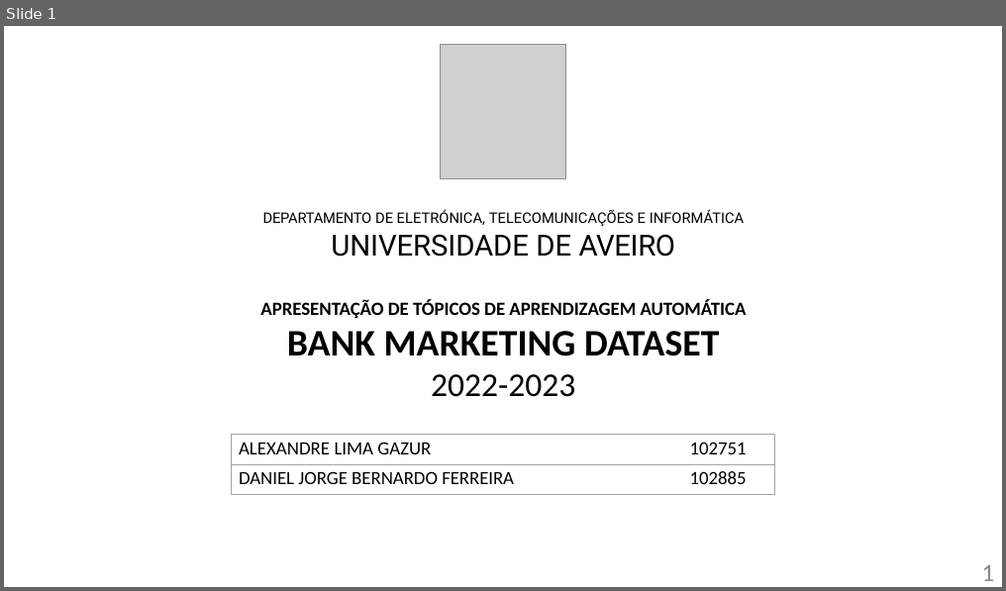
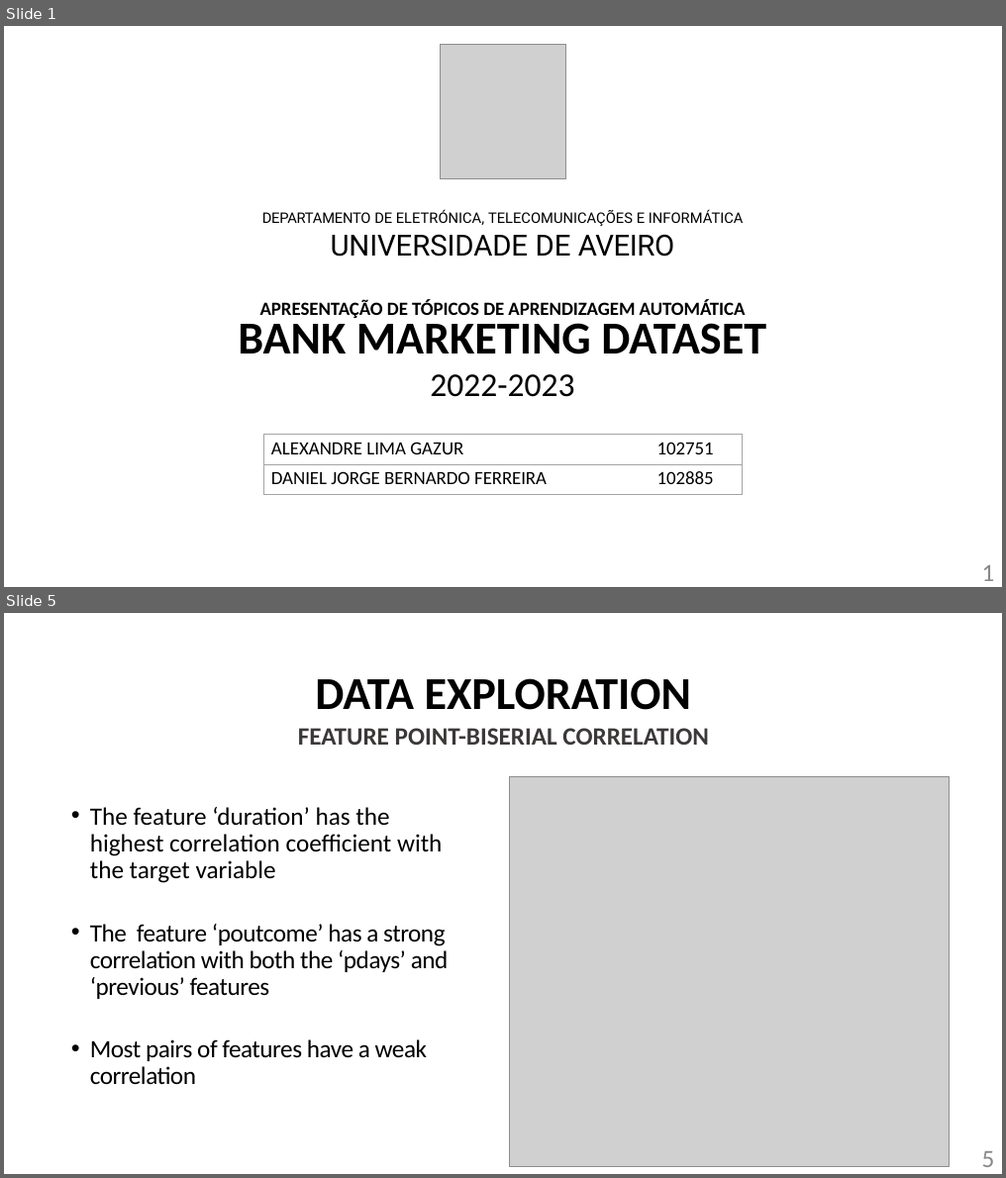
Before and after one commit to DanielFerreira011102/TAA1, a slide deck: Presentation1.pptx. Shown one above the other, each under a label of ours: slide 1 before the commit, slides 1 and 5 after it; the slides between them are not shown. The pictures are 1006x591 and 1006x1178 pixels, drawn with LibreOffice and Linux fonts; fonts in the diff are those of the drawing; grey boxes stand for pictures. Boxes give left, top, right and bottom in pixels: in the first picture for what was removed or moved away, otherwise in the second. Text is boxed around its words. In the diff, an @@ line names an element or a change of style, - is before the commit and + after.

```diff
--- a/Presentation1.pptx
+++ b/Presentation1.pptx
@@ slide 5 added at (x1=4, y1=613, x2=1002, y2=1174), background #FFFFFF @@
@@ text added at (x1=298, y1=678, x2=709, y2=745), 24 pt, text #3B3838, bold @@
+DATA EXPLORATION
+FEATURE POINT-BISERIAL CORRELATION
@@ picture added at (x1=509, y1=777, x2=949, y2=1167) @@
@@ text added at (x1=90, y1=807, x2=449, y2=1084), 24 pt, text #000000 @@
+• The feature ‘duration’ has the highest correlation coefficient with the target variable
+• The feature ‘poutcome’ has a strong correlation with both the ‘pdays’ and ‘previous’ features
+• Most pairs of features have a weak correlation
@@ page number added at (x1=982, y1=1152, x2=995, y2=1167), 24 pt, text #888888 @@
+5
@@ slide 1 changed as well @@
@@ text "DEPARTAMENTO DE ELETRÓNICA, TELECOMUNICAÇÕES E ..." moved from (x1=260, y1=210, x2=746, y2=397) to (x1=238, y1=210, x2=766, y2=397) @@
@@ text at (x1=238, y1=316, x2=766, y2=355): size 36 to 44 pt in "BANK MARKETING DATASET" @@
@@ table resized from (x1=232, y1=434, x2=775, y2=494) to (x1=263, y1=434, x2=742, y2=494) @@
```
Also in this commit, not shown: 4 other slides added, 1 slide removed, 1 other file.
